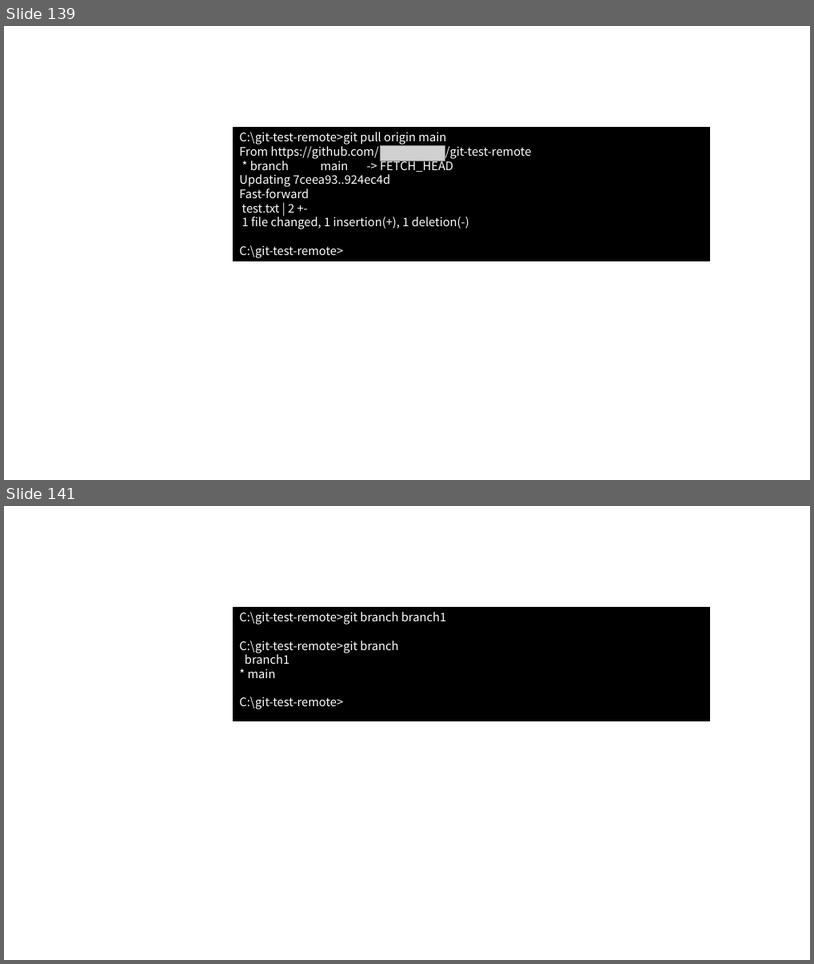
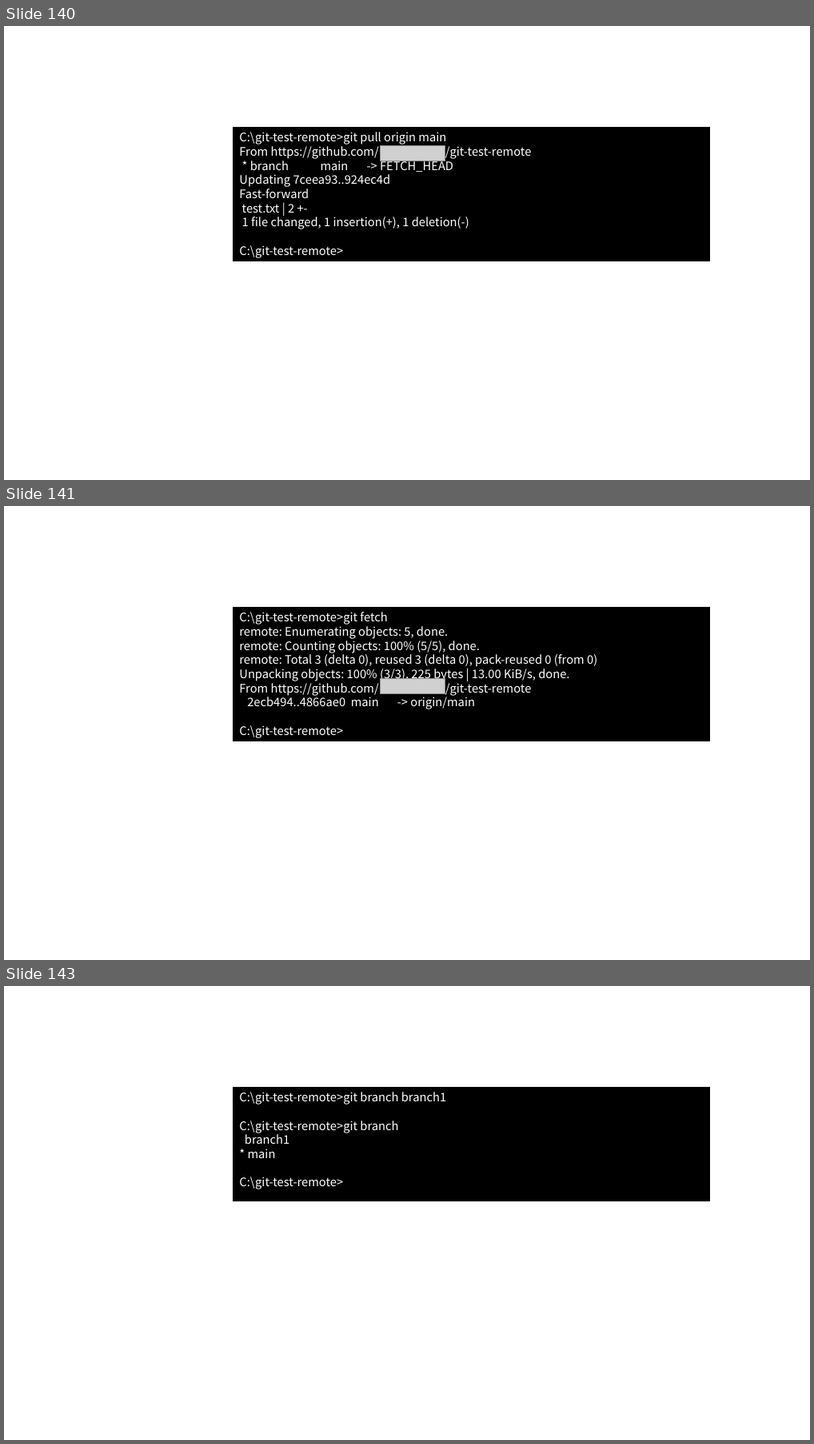
Before and after one commit to nishida2073/ai_navive, a slide deck: 01_テキスト/Git入門_図.pptx. Shown one above the other, each under a label of ours: slides 139 and 141 before the commit, slides 140, 141 and 143 after it; the slides between them are not shown. The pictures are 814x964 and 814x1444 pixels, drawn with LibreOffice and Linux fonts; fonts in the diff are those of the drawing; grey boxes stand for pictures. Boxes give left, top, right and bottom in pixels: in the first picture for what was removed or moved away, otherwise in the second. Text is boxed around its words. In the diff, an @@ line names an element or a change of style, - is before the commit and + after.

```diff
--- a/01_テキスト/Git入門_図.pptx
+++ b/01_テキスト/Git入門_図.pptx
@@ slide 141 added at [4,506,810,960], background #FFFFFF @@
@@ rectangle added at [234,607,710,740], fill #000000, outline #000000 1 pt, 14 pt, text #FFFFFF @@
+C:\git-test-remote>git fetch
+remote: Enumerating objects: 5, done.
+remote: Counting objects: 100% (5/5), done.
+remote: Total 3 (delta 0), reused 3 (delta 0), pack-reused 0 (from 0)
+Unpacking objects: 100% (3/3), 225 bytes | 13.00 KiB/s, done.
+From https://github.com/nishida2073/git-test-remote
+2ecb494..4866ae0 main -> origin/main
+C:\git-test-remote>
@@ picture added at [380,679,445,693] @@
@@ what was slide 139 is now slide 140 @@
@@ what was slide 141 is now slide 143 @@
```
Also in this commit, not shown: 3 slides changed, 1 other slide added, 2 other files.
